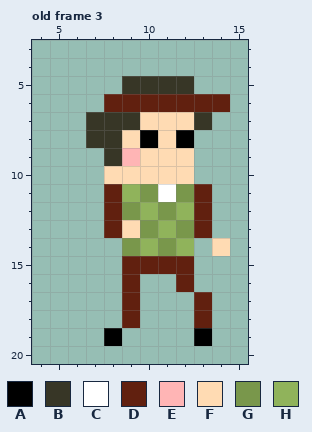
Two versions of one pixel-art file, sinkdungeon_resource/OtherTexure/nonplayerase/nonplayer003anim000.aseprite. Above, as it was before the edit.
21x21 pixels, 13 frames. Shown: old frame 3: x 4..15, y 3..20. The commit also changed other frames, which this record leaves out.
Palette (. is transparent): A #000000  B #373626  C #ffffff  D #61200f  E #ffb5b5  F #ffdbb3  G #79974b  H #90b35b
Pixels before, old frame 3, first column x 7:
 5 ..BBBB..
 6 .DDDDDDD
 7 BBBFFFB.
 8 BBFAFA..
 9 .BEFFF..
10 .FFFFF..
11 .DHGCGD.
12 .DGHGHD.
13 .DFGHGD.
14 ..GHGH.F
15 ..DDDD..
16 ..D..D..
17 ..D...D.
18 ..D...D.
19 .A....A.
The same view after the edit:
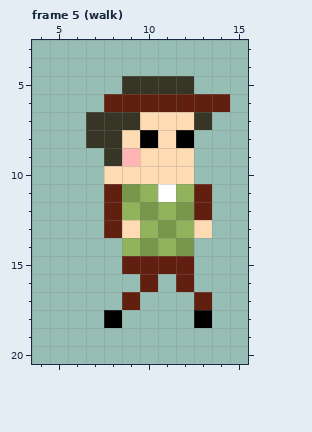
A new or re-ordered frame is compared with the old frame closest to it.
Difference:
frames re-ordered
Changed rows in their new state; - is an unchanged pixel.
Frame 5 (walk) against old frame 3:
first column x 8:
11 -GH-H--
12 -HGHG--
13 --HGHF-
14 -HGHG-.
16 -.D----
18 A.---A-
19 .----.-
Where, in picture pixels (left, top, right, bottom), the same in both pictures:
changed: (104, 184, 230, 346)
